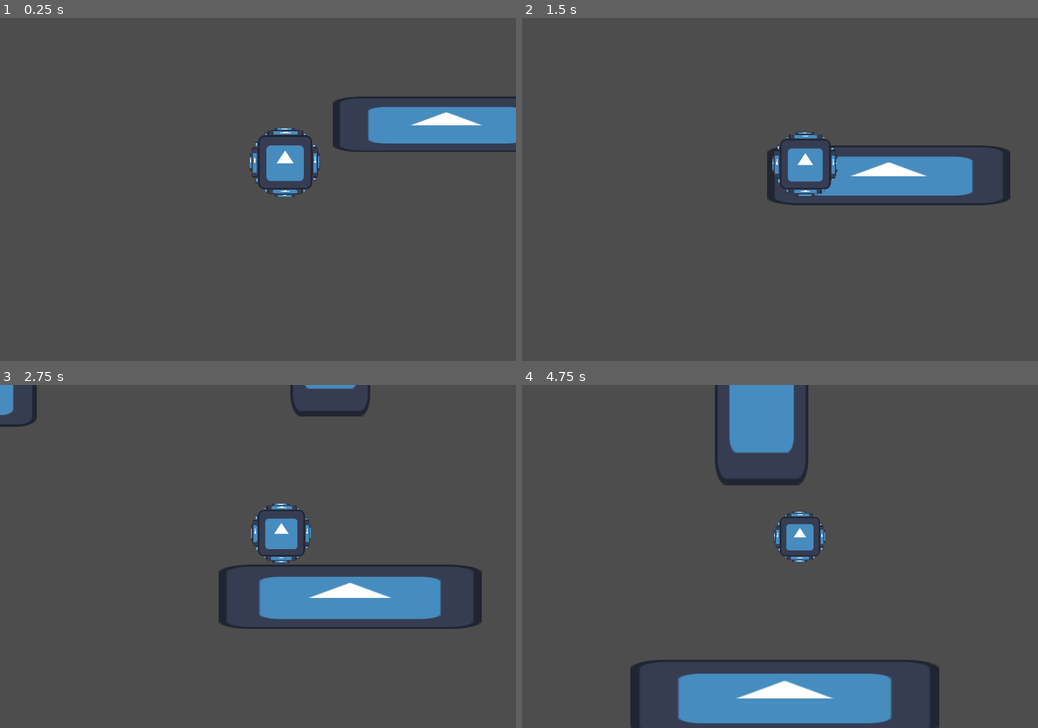
Above: before the commit, frames 1-4 (two rows, left to right).
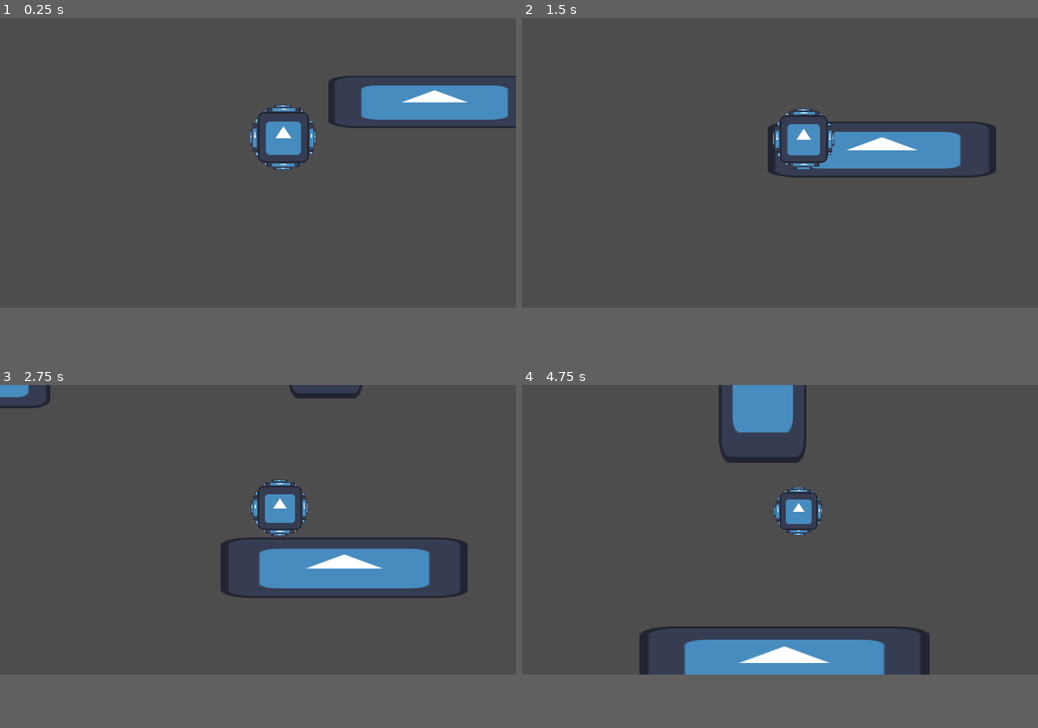
Above: after the commit, the same moments.

Repository: Cax36940/Global-Game-Jam-2025
Game: Godot game, scene res://main.tscn
The game is run twice, just before and just after one commit, with the same random seed, the same clock (stepped at 60 frames per second) and the same inputs. The engine's default icon, where the game draws it, is replaced by a stand-in: a white triangle on a blue panel in a dark square.
Inputs:
- Up to frame 1 (0.25 s): no input
- Up to frame 2 (1.5 s): hold Right (ui_right) 0.53-1.28 s; hold Left (ui_left) from 1.28 s (still down)
- Up to frame 3 (2.75 s): release Left (ui_left) at 2.03 s; hold Right (ui_right) from 2.03 s (still down)
- Up to frame 4 (4.75 s): release Right (ui_right) at 3.53 s; hold Left (ui_left) from 3.53 s (still down)
In our replay, the window is 800x533 before the commit and 800x450 after it. These sizes can differ from the game's own. Grey fills any space a smaller window leaves; there, only what the larger window draws over its background counts as a difference.

The runs differ from the first frame. In frame 1, 6.3% of the frame differs, in the area x 48-100%, y 16-53%; in frame 2, 6.9%; in frame 3, 9.8%; in frame 4, 14%, in the area x 21-81%, y 0-100%.

Commit message:
Add procedural rock layout

Diff:
--- /dev/null
+++ b/assets/rock_background.gd
@@ -0,0 +1,103 @@
+extends Node2D
+
+@onready var left_rock : Polygon2D = $LeftRock
+@onready var right_rock : Polygon2D = $RightRock
+
+var left_noise : FastNoiseLite
+var right_noise : FastNoiseLite
+
+var velocity : Vector2 = Vector2.ZERO
+var y_offset : float = 0.0
+var begin_y : float = -100.0
+var end_y : float
+var width : float = 200.0
+
+var spacing : float = 20.0
+# Called when the node enters the scene tree for the first time.
+func _ready() -> void:
+	velocity.y = 100.0
+	end_y  = get_viewport_rect().size.y + 100
+
+	left_rock.polygon.clear()
+	right_rock.polygon.clear()
+
+	var points : Array[Vector2] = []
+
+	left_noise = FastNoiseLite.new()
+	left_noise.seed = randi()
+	left_noise.frequency = 0.004  # Adjust frequency for different noise patterns
+
+	right_noise = FastNoiseLite.new()
+	right_noise.seed = randi()
+	right_noise.frequency = 0.004  # Adjust frequency for different noise patterns
+
+
+	# Fill left rock points
+	points.push_back(Vector2(0,end_y))
+	points.push_back(Vector2(0,begin_y))
+	for i in range(begin_y, end_y + spacing, spacing):
+		points.push_back(Vector2(width + left_noise.get_noise_1d(i) * 20, i))
+	left_rock.polygon = points
+
+	points.clear()
+
+	# Fill right rock points
+	points.push_back(Vector2(get_viewport_rect().size.x + 100,end_y))
+	points.push_back(Vector2(get_viewport_rect().size.x + 100,begin_y))
+	for i in range(begin_y, end_y + spacing, spacing):
+		points.push_back(Vector2(get_viewport_rect().size.x - width + right_noise.get_noise_1d(i) * 20, i))
+
+	right_rock.polygon = points
+
+	pass # Replace with function body.
+
+
+# Called every frame. 'delta' is the elapsed time since the previous frame.
+func _process(delta: float) -> void:
+	update_left_rock(delta)
+	update_right_rock(delta)
+	pass
+
+func update_left_rock(delta):
+	var points : PackedVector2Array = left_rock.polygon
+	var number_points_to_change = 0
+
+	# Move all points
+	# Count the number of points going out of bound (too low)
+	for i in range(2, points.size()):
+		points[i] = points[i] + velocity * delta
+		if points[i].y > end_y:
+			number_points_to_change += 1
+
+	# If some points are to low, push back new points to the top
+	if number_points_to_change > 0 :
+		for i in range(points.size() - 1,1 + number_points_to_change, -1):
+			points[i] = points[i - number_points_to_change]
+		var number_added_point = 0.0
+		for i in range(number_points_to_change + 1, 1, -1):
+			y_offset -= spacing
+			number_added_point += 1
+			points[i] = Vector2(width + left_noise.get_noise_1d(begin_y + y_offset) * 20, points[number_points_to_change + 2].y - spacing * number_added_point)
+	left_rock.polygon = points
+
+func update_right_rock(delta):
+	var points : PackedVector2Array = right_rock.polygon
+	var number_points_to_change = 0
+
+	# Move all points
+	# Count the number of points going out of bound (too low)
+	for i in range(2, points.size()):
+		points[i] = points[i] + velocity * delta
+		if points[i].y > end_y:
+			number_points_to_change += 1
+
+	# If some points are to low, push back new points to the top
+	if number_points_to_change > 0 :
+		for i in range(points.size() - 1,1 + number_points_to_change, -1):
+			points[i] = points[i - number_points_to_change]
+		var number_added_point = 0.0
+		for i in range(number_points_to_change + 1, 1, -1):
+			y_offset -= spacing
+			number_added_point += 1
+			points[i] = Vector2(get_viewport_rect().size.x - width + right_noise.get_noise_1d(begin_y + y_offset) * 20, points[number_points_to_change + 2].y - spacing * number_added_point)
+	right_rock.polygon = points
--- /dev/null
+++ b/assets/rock_background.tscn
@@ -0,0 +1,14 @@
+[gd_scene load_steps=2 format=3 uid="uid://cxh87mcfeuxmc"]
+
+[ext_resource type="Script" path="res://assets/rock_background.gd" id="1_hcsqu"]
+
+[node name="RockBackground" type="Node2D"]
+script = ExtResource("1_hcsqu")
+
+[node name="LeftRock" type="Polygon2D" parent="."]
+position = Vector2(-3, -1)
+color = Color(0.331832, 0.378866, 0.472995, 1)
+
+[node name="RightRock" type="Polygon2D" parent="."]
+position = Vector2(-6, -2)
+color = Color(0.331832, 0.378866, 0.472995, 1)
--- a/project.godot
+++ b/project.godot
@@ -17,10 +17,9 @@
 
 [display]
 
-window/size/viewport_width=1200
-window/size/viewport_height=800
+window/size/viewport_width=1280
+window/size/viewport_height=720
 window/stretch/mode="canvas_items"
-window/stretch/aspect="expand"
 
 [dotnet]
 
